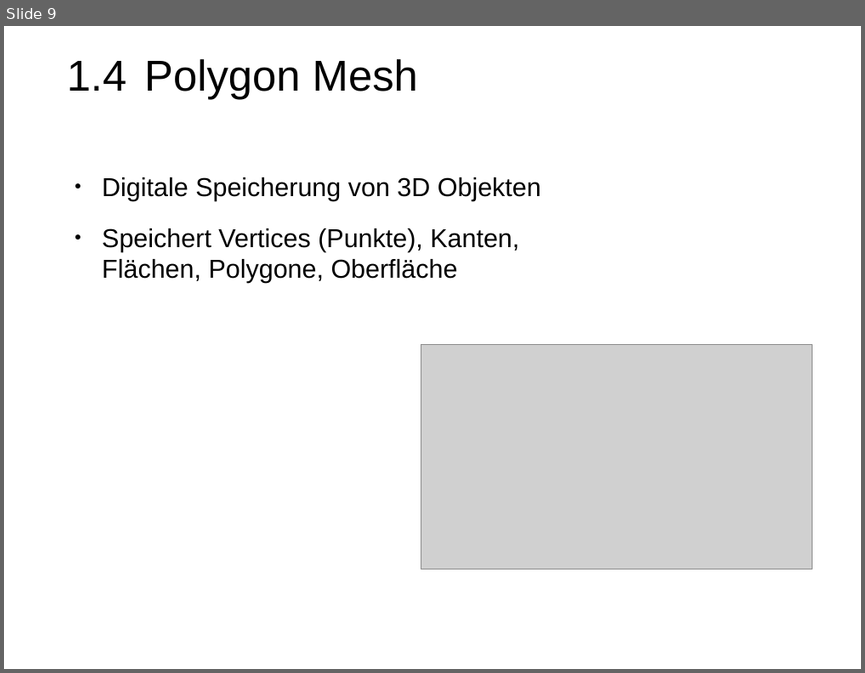
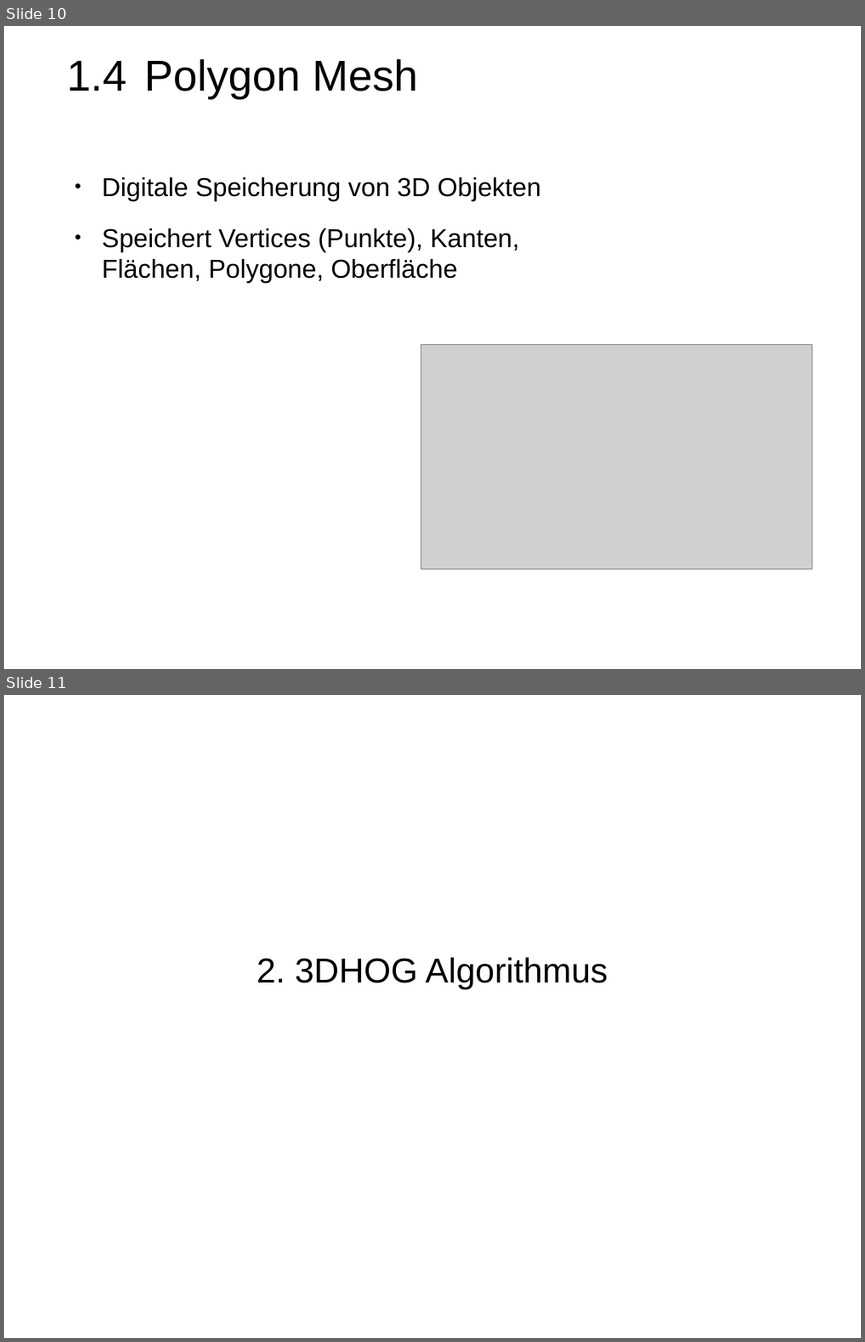
Before and after one commit to PhilippLambracht/prosem_mse, a slide deck: slides/slides.odp. Shown one above the other, each under a label of ours: slide 9 before the commit, slides 10 and 11 after it. The pictures are 865x673 and 865x1342 pixels, drawn with LibreOffice and Linux fonts; fonts in the diff are those of the drawing; grey boxes stand for pictures. Boxes give left, top, right and bottom in pixels: in the first picture for what was removed or moved away, otherwise in the second. Text is boxed around its words. In the diff, an @@ line names an element or a change of style, - is before the commit and + after.

```diff
--- a/slides/slides.odp
+++ b/slides/slides.odp
@@ slide 11 added at bbox=[4, 695, 861, 1338], background #FFFFFF @@
@@ subtitle added at bbox=[256, 957, 608, 989], 32 pt, text #000000 @@
+2. 3DHOG Algorithmus
@@ what was slide 9 is now slide 10 @@
```
Also in this commit, not shown: 3 other slides added.
